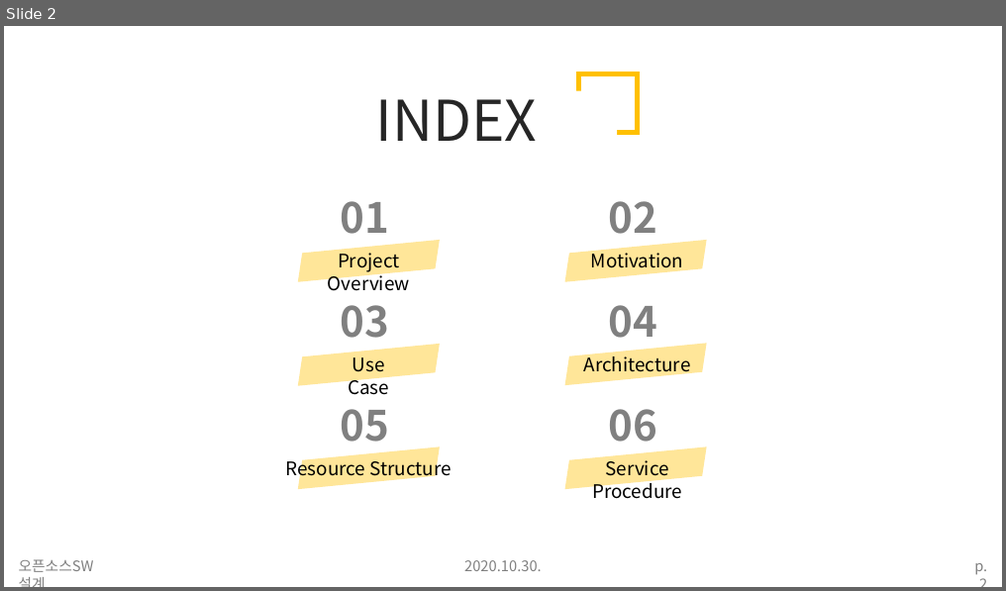
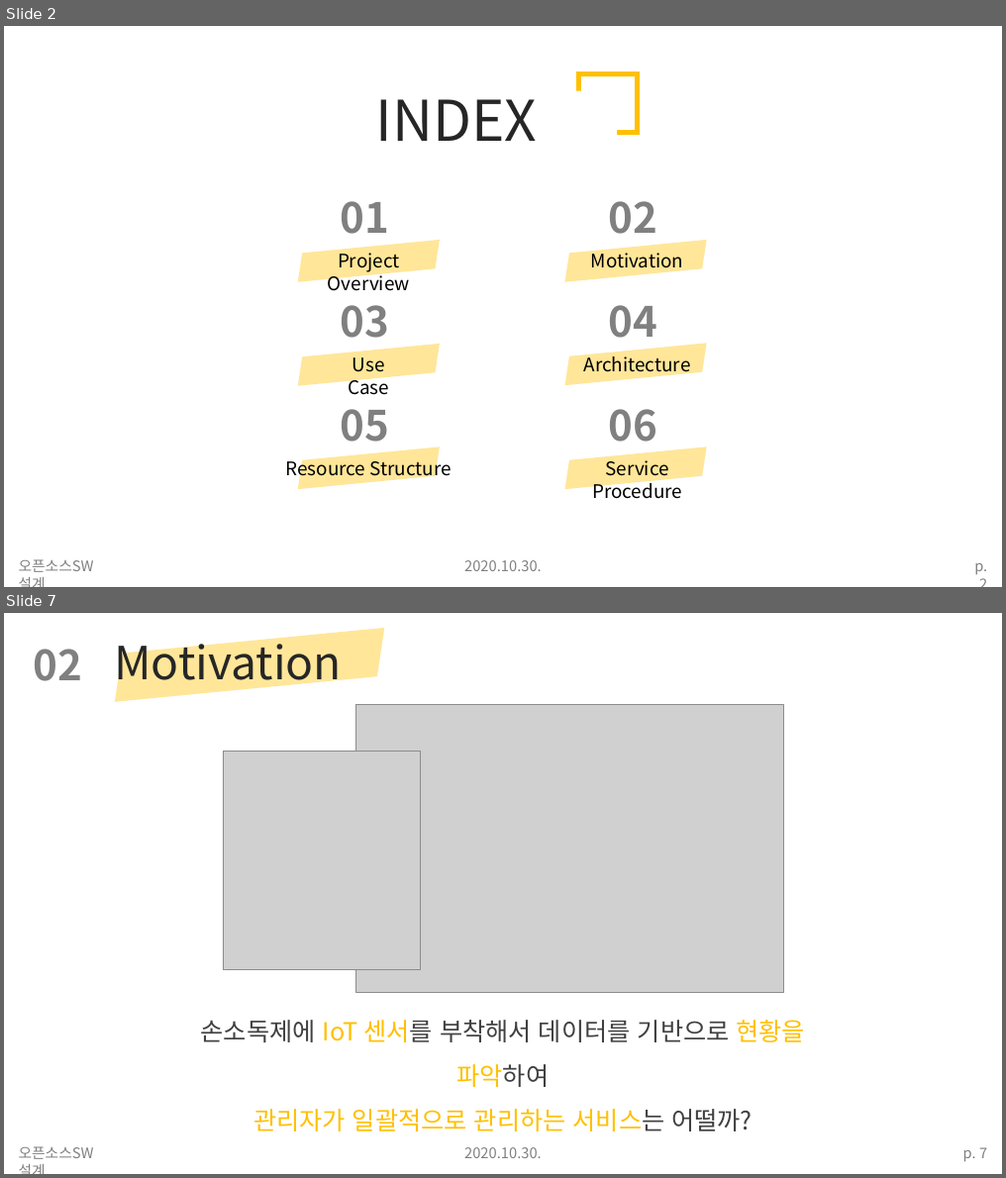
Before and after one commit to duribeon/Hand-Sanitizer, a slide deck: 3_Interim Project Presentation/Interim Project Presentation - 두리번두리번.pptx. Shown one above the other, each under a label of ours: slide 2 before the commit, slides 2 and 7 after it; the slides between them are not shown. The pictures are 1006x591 and 1006x1178 pixels, drawn with LibreOffice and Linux fonts; fonts in the diff are those of the drawing; grey boxes stand for pictures. Boxes give left, top, right and bottom in pixels: in the first picture for what was removed or moved away, otherwise in the second. Text is boxed around its words. In the diff, an @@ line names an element or a change of style, - is before the commit and + after.

Commit message:
added 2_motivation

```diff
--- a/3_Interim Project Presentation/Interim Project Presentation - 두리번두리번.pptx
+++ b/3_Interim Project Presentation/Interim Project Presentation - 두리번두리번.pptx
@@ slide 7 added at (4, 613, 1002, 1174), background #FFFFFF @@
@@ parallelogram added at (110, 628, 389, 702), fill #FFE699 @@
@@ text added at (114, 633, 341, 691), 44 pt, text #262626 @@
+Motivation
@@ text added at (34, 649, 83, 681), 40 pt, text #808080, bold @@
+02
@@ picture added at (355, 705, 783, 992) @@
@@ picture added at (223, 752, 420, 970) @@
@@ text added at (201, 1020, 806, 1132), 24 pt, text #FFC000 @@
+손소독제에 IoT 센서를 부착해서 데이터를 기반으로 현황을 파악하여
+관리자가 일괄적으로 관리하는 서비스는 어떨까?
@@ text added at (19, 1147, 94, 1159), 14 pt, text #808080 @@
+오픈소스SW설계
@@ text added at (464, 1148, 542, 1158), 14 pt, text #808080 @@
+2020.10.30.
@@ text added at (963, 1148, 987, 1162), 14 pt, text #808080 @@
+p. 7
```
Also in this commit, not shown: 4 other slides added.
